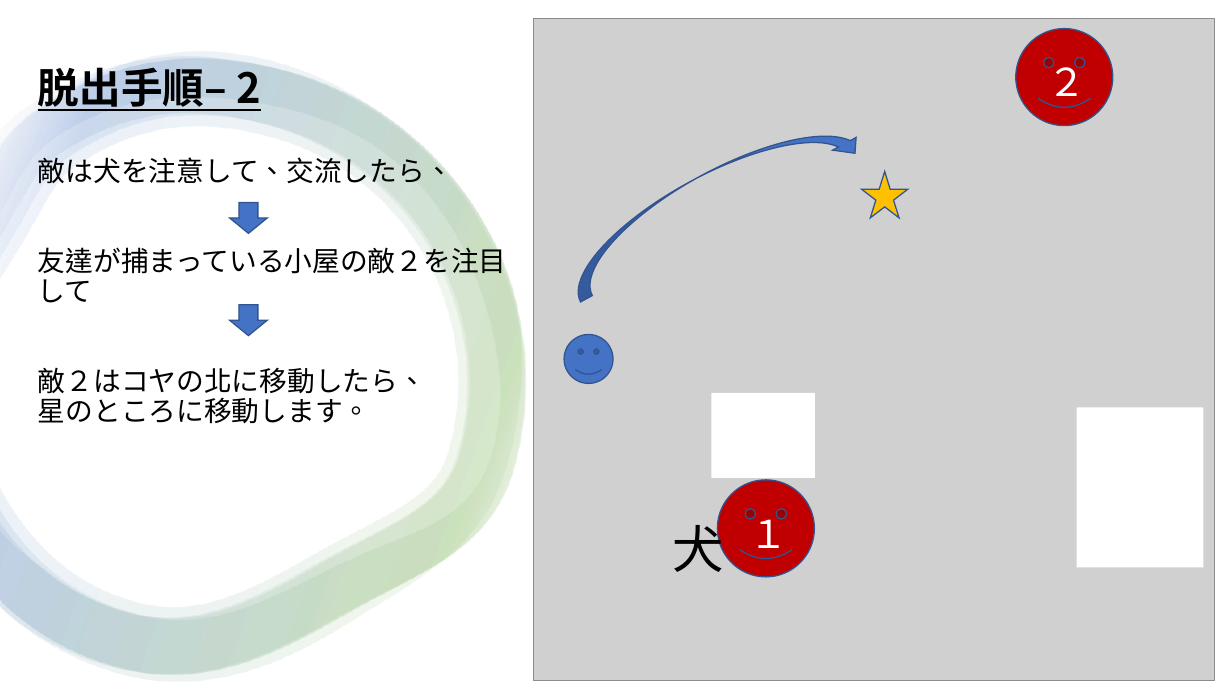
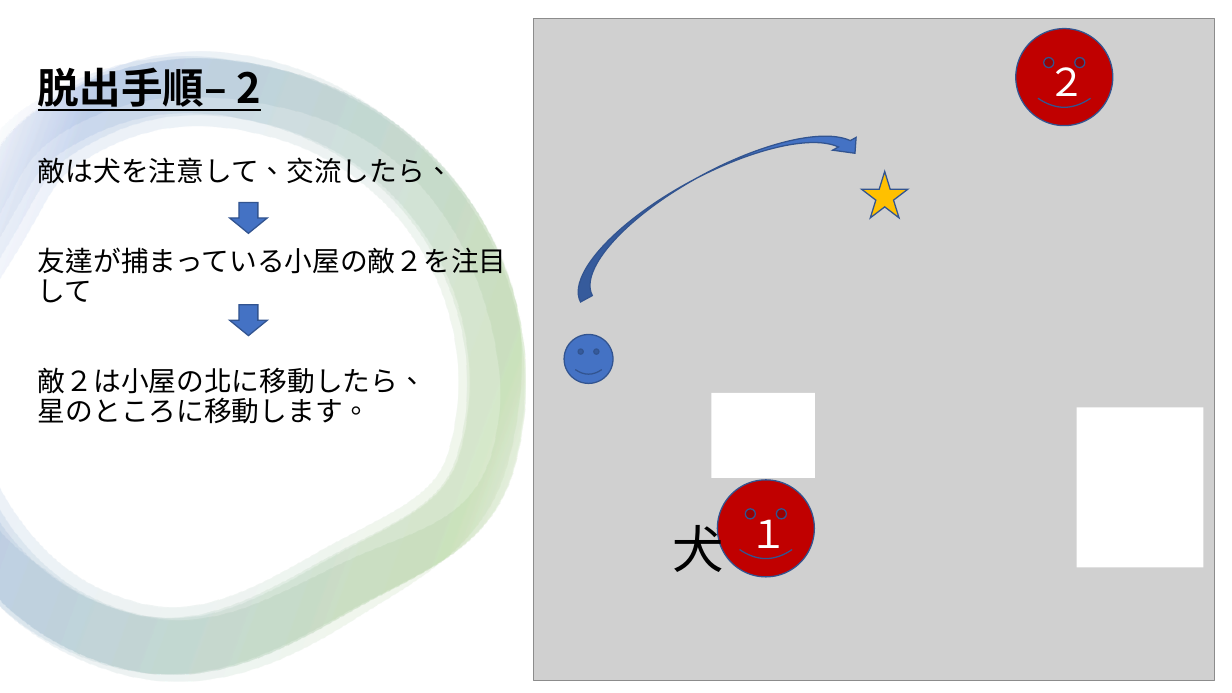
Before and after one commit to cyrusmanosa/Ecc-Year-2, a slide deck: slide 8 of Y2-Sem1/コンセプトワーク（IT）/2023-05-10/2220042_文家俊.pptx. Drawn at 1232x693 pixels with LibreOffice and Linux fonts; fonts in the diff are those of the drawing; grey boxes stand for pictures. Boxes give left, top, right and bottom in pixels: in the first picture for what was removed or moved away, otherwise in the second. Text is boxed around its words. In the diff, an @@ line names an element or a change of style, - is before the commit and + after.

```diff
--- a/Y2-Sem1/コンセプトワーク（IT）/2023-05-10/2220042_文家俊.pptx
+++ b/Y2-Sem1/コンセプトワーク（IT）/2023-05-10/2220042_文家俊.pptx
@@ title at <box>38,62,507,424</box>: text changed @@
-脱出手順– 2
-敵は犬を注意して、交流したら、
-友達が捕まっている小屋の敵２を注目して
-敵２はコヤの北に移動したら、
-星のところに移動します。
+脱出手順– 2
+敵は犬を注意して、交流したら、
+友達が捕まっている小屋の敵２を注目して
+敵２は小屋の北に移動したら、
+星のところに移動します。
```
Also in this commit, not shown: 5 other slides changed, 1 slide removed, 22 other files.
